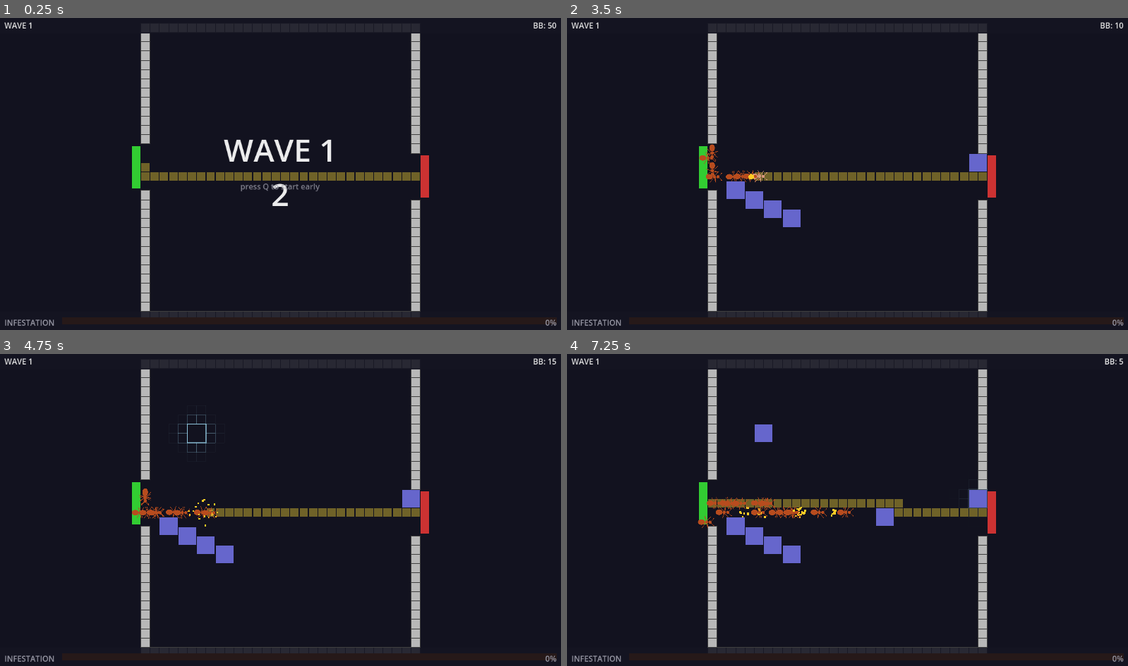
Above: before the commit, frames 1-4 (two rows, left to right).
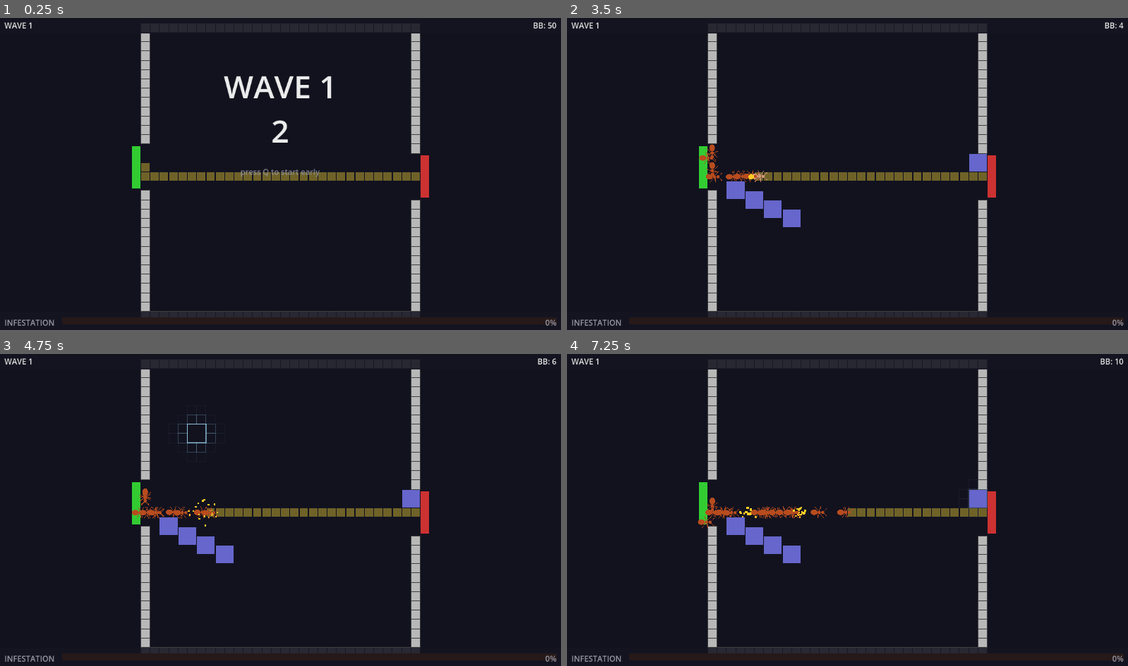
Above: after the commit, the same moments.

Repository: TimGoergen/critter-quitters
Game: Godot game, scene res://Main.tscn
Two runs of this game, one before a commit and one after it. Both use one fixed random seed, a clock stepped at 60 frames per second and the inputs below.
Inputs (mouse positions are in pixels of both pictures, inside the frame that each line leads up to):
- Up to frame 1 (0.25 s): no input
- Up to frame 2 (3.5 s): tap Q at 0.5, 0.6, 2.1 s; move the mouse to (970, 155) at 0.52 s; click (970, 155) at 0.67 s; tap Space at 1.25 s; drag from (735, 186) to (819, 236) at 1.27 s; move the mouse to (903, 102) at 2.02 s; click (903, 102) at 2.17 s; drag from (819, 236) to (679, 124) at 2.77 s
- Up to frame 3 (4.75 s): move the mouse to (448, 556) at 3.52 s; tap Q at 3.6 s; click (448, 556) at 3.67 s; drag from (112, 460) to (196, 428) at 4.27 s
- Up to frame 4 (7.25 s): move the mouse to (875, 506) at 5.02 s; tap Q at 5.1, 6.6 s; click (875, 506) at 5.17 s; drag from (763, 428) to (735, 522) at 5.77 s; move the mouse to (970, 491) at 6.52 s; click (970, 491) at 6.67 s

The runs differ from the first frame. In frame 1, 1.6% of the frame differs, in the area x 39-60%, y 18-61%; in frame 2, less than 0.1%; in frame 3, less than 0.1%; in frame 4, 1.6%.

Commit message:
Balance: 2 BB per kill; fix countdown/hint overlap in HUD
Countdown splash now occupies the top 15-45% of the viewport;
Q hint sits in its own band at 45-55%, so they can't overlap.

Co-Authored-By: Claude Sonnet 4.6 <noreply@anthropic.com>

Diff:
--- a/game/enemies/Enemy.gd
+++ b/game/enemies/Enemy.gd
@@ -49,11 +49,11 @@
 ##   infestation   — Infestation Level increase when this pest reaches the exit
 ##   color         — placeholder cylinder colour (replaced by ASCII billboard in Phase 3)
 const STATS := {
-	EnemyType.ANT:       { "hp": 10,  "speed": 3.0, "infestation": 1,  "bounty": 5,  "color": Color(0.85, 0.35, 0.15) },
-	EnemyType.CRICKET:   { "hp":  8,  "speed": 5.0, "infestation": 1,  "bounty": 5,  "color": Color(0.50, 0.80, 0.20) },
-	EnemyType.BEETLE:    { "hp": 40,  "speed": 1.5, "infestation": 3,  "bounty": 5,  "color": Color(0.20, 0.40, 0.80) },
-	EnemyType.COCKROACH: { "hp": 80,  "speed": 1.0, "infestation": 5,  "bounty": 5,  "color": Color(0.55, 0.30, 0.10) },
-	EnemyType.RAT:       { "hp": 200, "speed": 0.7, "infestation": 10, "bounty": 5,  "color": Color(0.70, 0.65, 0.60) },
+	EnemyType.ANT:       { "hp": 10,  "speed": 3.0, "infestation": 1,  "bounty": 2,  "color": Color(0.85, 0.35, 0.15) },
+	EnemyType.CRICKET:   { "hp":  8,  "speed": 5.0, "infestation": 1,  "bounty": 2,  "color": Color(0.50, 0.80, 0.20) },
+	EnemyType.BEETLE:    { "hp": 40,  "speed": 1.5, "infestation": 3,  "bounty": 2,  "color": Color(0.20, 0.40, 0.80) },
+	EnemyType.COCKROACH: { "hp": 80,  "speed": 1.0, "infestation": 5,  "bounty": 2,  "color": Color(0.55, 0.30, 0.10) },
+	EnemyType.RAT:       { "hp": 200, "speed": 0.7, "infestation": 10, "bounty": 2,  "color": Color(0.70, 0.65, 0.60) },
 }
 
 
--- a/game/ui/HUD.gd
+++ b/game/ui/HUD.gd
@@ -93,10 +93,12 @@
 	_infestation_label.add_theme_color_override("font_color", COLOR_TEXT_DIM)
 	bar_bg.add_child(_infestation_label)
 
-	# --- Countdown splash (centred, hidden by default) ---
+	# --- Countdown splash (upper-centre, hidden by default) ---
+	# Occupies the top 15-45% of the viewport so the Q hint below never overlaps.
 	_countdown_label = Label.new()
 	_countdown_label.anchor_right              = 1.0
-	_countdown_label.anchor_bottom             = 1.0
+	_countdown_label.anchor_top               = 0.15
+	_countdown_label.anchor_bottom            = 0.45
 	_countdown_label.horizontal_alignment      = HORIZONTAL_ALIGNMENT_CENTER
 	_countdown_label.vertical_alignment        = VERTICAL_ALIGNMENT_CENTER
 	_countdown_label.add_theme_font_size_override("font_size", 64)
@@ -104,10 +106,11 @@
 	_countdown_label.visible = false
 	add_child(_countdown_label)
 
+	# Sits in its own band directly below the countdown label.
 	_hint_label = Label.new()
 	_hint_label.anchor_right              = 1.0
-	_hint_label.anchor_bottom             = 1.0
-	_hint_label.offset_top                = 60.0
+	_hint_label.anchor_top               = 0.45
+	_hint_label.anchor_bottom            = 0.55
 	_hint_label.horizontal_alignment      = HORIZONTAL_ALIGNMENT_CENTER
 	_hint_label.vertical_alignment        = VERTICAL_ALIGNMENT_CENTER
 	_hint_label.add_theme_font_size_override("font_size", 16)
